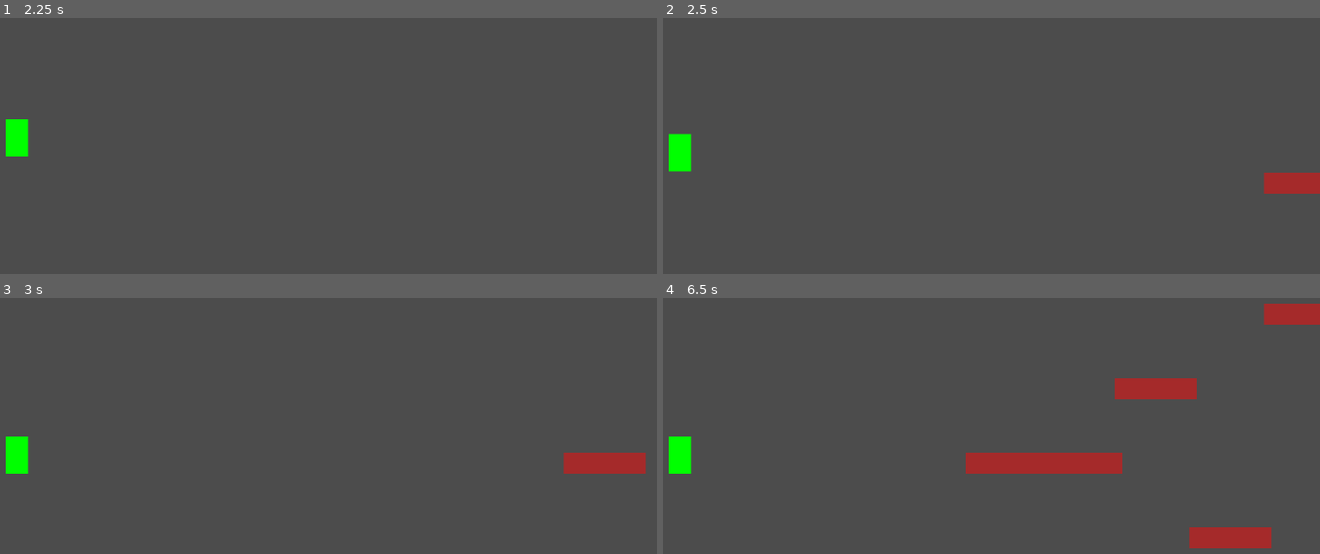
Above: before the commit, frames 1-4 (two rows, left to right).
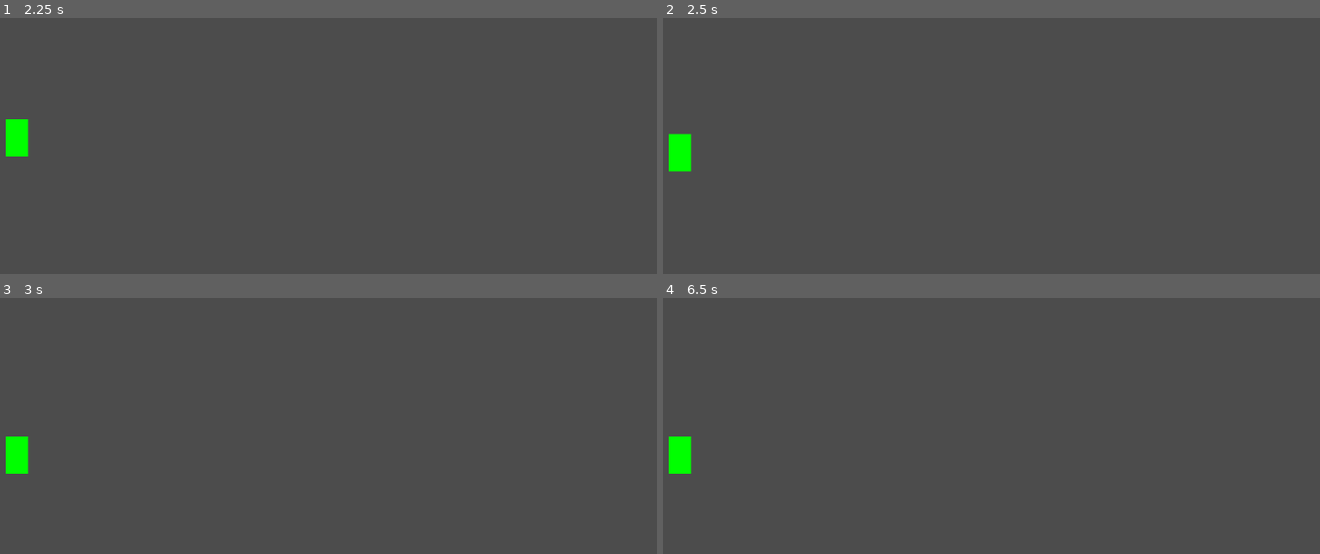
Above: after the commit, the same moments.

Repository: the-g-force/FamJam-December2020
Game: Godot game, scene res://src/SplashScreen.tscn
Two runs of this game, one before a commit and one after it. Both use one fixed random seed, a clock stepped at 60 frames per second and the inputs below.
Inputs (mouse positions are in pixels of both pictures, inside the frame that each line leads up to):
- Up to frame 1 (2.25 s): tap Enter at 0.5 s; move the mouse to (440, 87) at 0.52 s; click (440, 87) at 0.67 s; tap Space (jump) at 0.77, 2 s; click "PLAY" at 1.25 s; move the mouse to (124, 130) at 2.02 s; click (124, 130) at 2.17 s
- Up to frame 2 (2.5 s): tap Space (jump) at 2.27 s
- Up to frame 3 (3 s): move the mouse to (outside the picture) at 2.77 s; click (outside the picture) at 2.92 s
- Up to frame 4 (6.5 s): move the mouse to (899, 477) at 3.52 s; click (899, 477) at 3.67 s; tap Space (jump) at 3.77, 4.52, 5.27 s; move the mouse to (1168, 456) at 4.27 s; click (1168, 456) at 4.42 s; move the mouse to (708, 321) at 5.02 s; click (708, 321) at 5.17 s; move the mouse to (978, 387) at 5.77 s; click (978, 387) at 5.92 s

Frame 1 is identical in both runs. In frame 2, 0.7% of the frame differs, in the area x 91-100%, y 60-69%; in frame 3, 1.0%; in frame 4, 4.7%, in the area x 46-100%, y 2-98%.
Error after the commit: Parse Error: Can't preload resource at path: res://src/Pickup.tscn (res://src/TestLevel.gd:5)

Commit message:
Change tiles to moving floor with gaps

Diff:
--- a/project/src/Elf.gd
+++ b/project/src/Elf.gd
@@ -1,3 +1,4 @@
+class_name Player
 extends KinematicBody2D
 
 export var GRAVITY := 900
--- a/project/src/TestLevel.gd
+++ b/project/src/TestLevel.gd
@@ -2,11 +2,12 @@
 
 
 const TILE : PackedScene = preload("res://src/Tile.tscn")
+const PICKUP : PackedScene = preload("res://src/Pickup.tscn")
 
 export var tile_spawn_delay := 1.0
 export var tile_speed := 100.0
 
-var tile_height_increments := [200, 300, 400, 500]
+var was_gap_last_cycle := false
 
 onready var _timer := $Timer
 onready var _tiles := $Tiles
@@ -25,8 +26,11 @@
 
 
 func _on_Timer_timeout():
-	var tile_height_index = randi()%tile_height_increments.size()
-	var tile_height = tile_height_increments[tile_height_index]
-	var Tile = TILE.instance()
-	Tile.position = Vector2(1024, tile_height)
-	_tiles.add_child(Tile)
+	var spawn_tile := randi()%3
+	if spawn_tile != 0 or (spawn_tile == 0 and was_gap_last_cycle):
+		var Tile:Node2D = TILE.instance()
+		Tile.position = Vector2(1024, 400)
+		_tiles.add_child(Tile)
+		was_gap_last_cycle = false
+	elif spawn_tile == 0 and not was_gap_last_cycle:
+		was_gap_last_cycle = true
